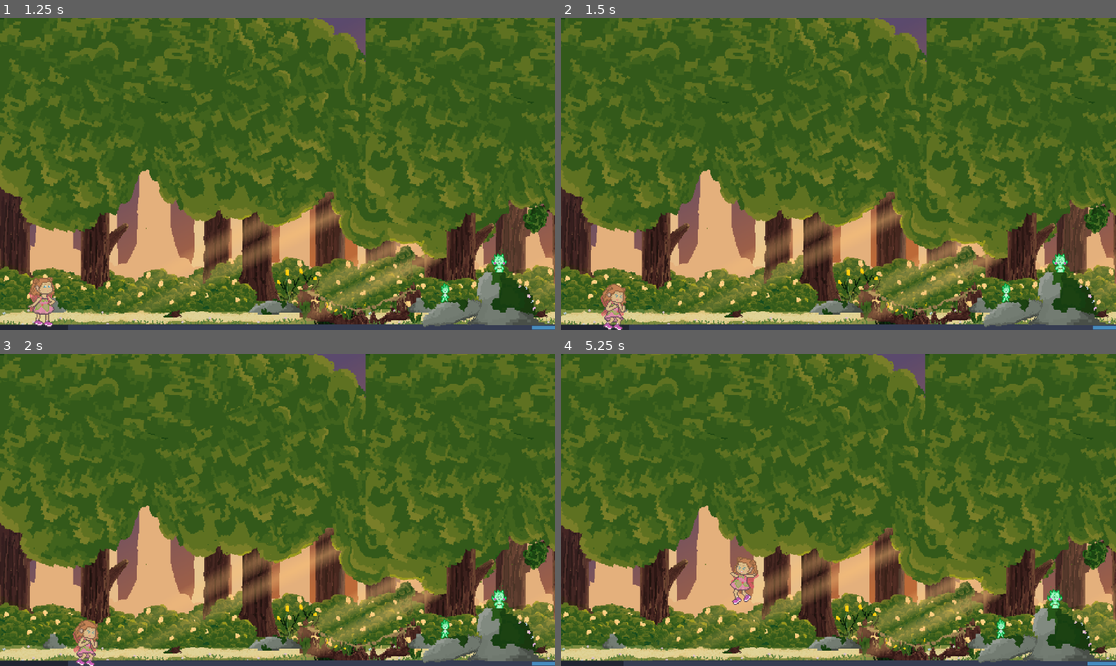
Above: before the commit, frames 1-4 (two rows, left to right).
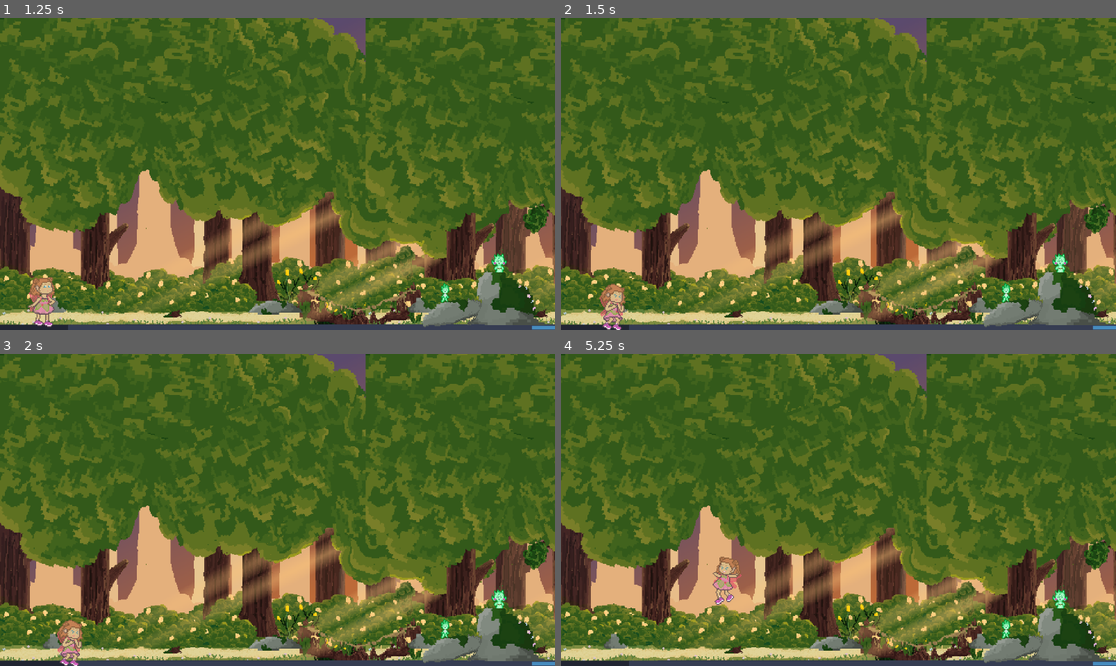
Above: after the commit, the same moments.

Repository: AlexReidNZ/Into-The-Pixie-Kingdom
Game: Godot game, scene res://Scenes/Levels/level_1_audio.tscn
Two runs of this game, one before a commit and one after it. Both use one fixed random seed, a clock stepped at 60 frames per second and the inputs below. This scene is started directly instead of the project's main scene. The engine's default icon, where the game draws it, is replaced by a stand-in: a white triangle on a blue panel in a dark square.
Inputs (mouse positions are in pixels of both pictures, inside the frame that each line leads up to):
- Up to frame 1 (1.25 s): click "Play" at 0.5 s
- Up to frame 2 (1.5 s): tap Enter (ui_accept) at 1.25 s; move the mouse to (960, 158) at 1.27 s; hold Right (move_right) from 1.28 s (still down); hold Space (jump) from 1.28 s (still down)
- Up to frame 3 (2 s): keep holding Right (move_right); keep holding Space (jump)
- Up to frame 4 (5.25 s): move the mouse to (727, 525) at 2.02 s; release Space (jump) at 2.03 s; click (727, 525) at 2.1 s; tap Space (jump) at 2.27, 2.3, 2.57, 3.77, 3.8, 4.07 s; move the mouse to (894, 441) at 2.77 s; release Right (move_right) at 2.78 s; hold Left (move_left) 2.78-3.53 s; hold Space (jump) 2.78-3.53 s; tap R (rotate puzzle piece) at 2.85 s; move the mouse to (810, 572) at 3.52 s; hold Right (move_right) 3.53-5.03 s; tap Shift (run) at 3.6 s; move the mouse to (1005, 556) at 4.27 s; hold Space (jump) 4.28-5.03 s; move the mouse to (672, 463) at 5.02 s; hold Left (move_left) from 5.03 s (still down); click (672, 463) at 5.1 s

Frame 1 is identical in both runs. In frame 2, 0.3% of the frame differs, in the area x 6-12%, y 85-100%; in frame 3, 0.9%; in frame 4, 16%, in the area x 0-100%, y 0-100%.
Error in both runs: Invalid access to property or key 'body_entered' on a base object of type 'Nil'. (res://Scripts/pause_menu.gd:11)

Commit message:
feat(sounding): player stop walking when crouching

Diff:
--- a/Scenes/Levels/level_1_audio.tscn
+++ b/Scenes/Levels/level_1_audio.tscn
@@ -289,8 +289,6 @@
 [node name="Select" type="AudioStreamPlayer" parent="UIAudio"]
 stream = ExtResource("37_6kj34")
 volume_db = -5.971
-bus = &"UI"
 
 [node name="Click" type="AudioStreamPlayer" parent="UIAudio"]
 stream = ExtResource("38_yc1hb")
-bus = &"UI"
--- a/platformer/player.gd
+++ b/platformer/player.gd
@@ -49,6 +49,7 @@
 var last_jump_input_time_ms := -1
 var last_on_floor_time_ms := -1
 var jump_anticipation_time := 0.0
+var anticipation_amount := 0.0
 var jump_queued := false
 var shush := false
 var move_state := MoveState.IDLE:
@@ -67,8 +68,13 @@
 				jump_anticipation_time + delta,
 				0,
 				jump_anticipation_max_time_sec)
+		anticipation_amount = inverse_lerp(
+				0,
+				jump_anticipation_max_time_sec,
+				jump_anticipation_time)
 	else:
 		jump_anticipation_time = 0
+		anticipation_amount = 0
 
 	if jump_queued:
 		try_jump()
@@ -119,6 +125,7 @@
 			move_speed *= run_speed_multiplier
 		else:
 			move_state = MoveState.WALKING
+		move_speed *= 1 - anticipation_amount
 		velocity.x = move_toward(velocity.x, direction * move_speed, speed * acceleration)
 		# keep sprite facing towards movement direction
 		animator.scale.x = roundi(direction)
@@ -171,10 +178,6 @@
 	jump_queued = false
 	last_on_floor_time_ms = -1
 	# Negative Y direction is upwards in 2D space
-	var anticipation_amount := inverse_lerp(
-			0,
-			jump_anticipation_max_time_sec,
-			jump_anticipation_time)
 	var anticipation_multiplier = lerpf(1, jump_anticipation_multiplier, anticipation_amount)
 	velocity.y = -jump_velocity * anticipation_multiplier
 	audio.play_jump(anticipation_amount)
--- a/player/player.tscn
+++ b/player/player.tscn
@@ -621,11 +621,9 @@
 [node name="Jump" type="AudioStreamPlayer" parent="Audio"]
 stream = ExtResource("7_12meu")
 volume_db = -5.971
-bus = &"Player"
 
 [node name="Walk" type="AudioStreamPlayer" parent="Audio"]
 stream = ExtResource("9_7satm")
-bus = &"Player"
 
 [node name="DialogueTailPos" type="Marker2D" parent="."]
 position = Vector2(-34, -36)
Not shown: 1 places in Scenes/Levels/level_1_audio.tscn that only renumber resources
Not shown: 1 places in Scenes/pause_menu.tscn that only renumber resources
